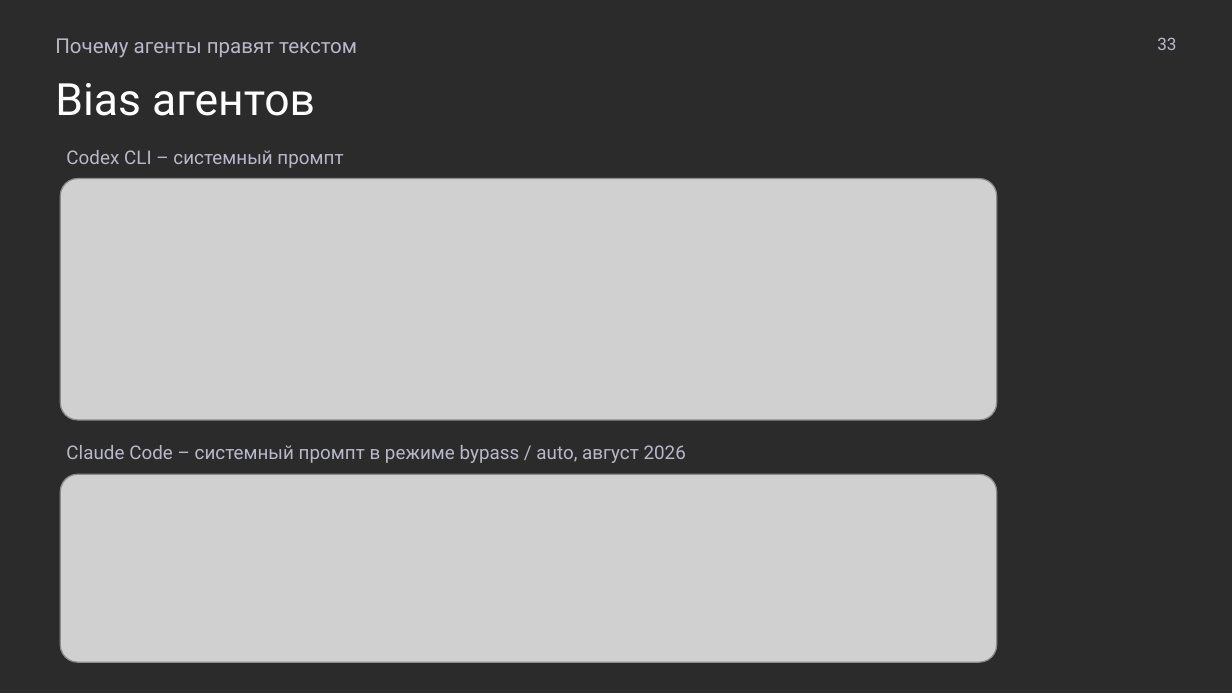
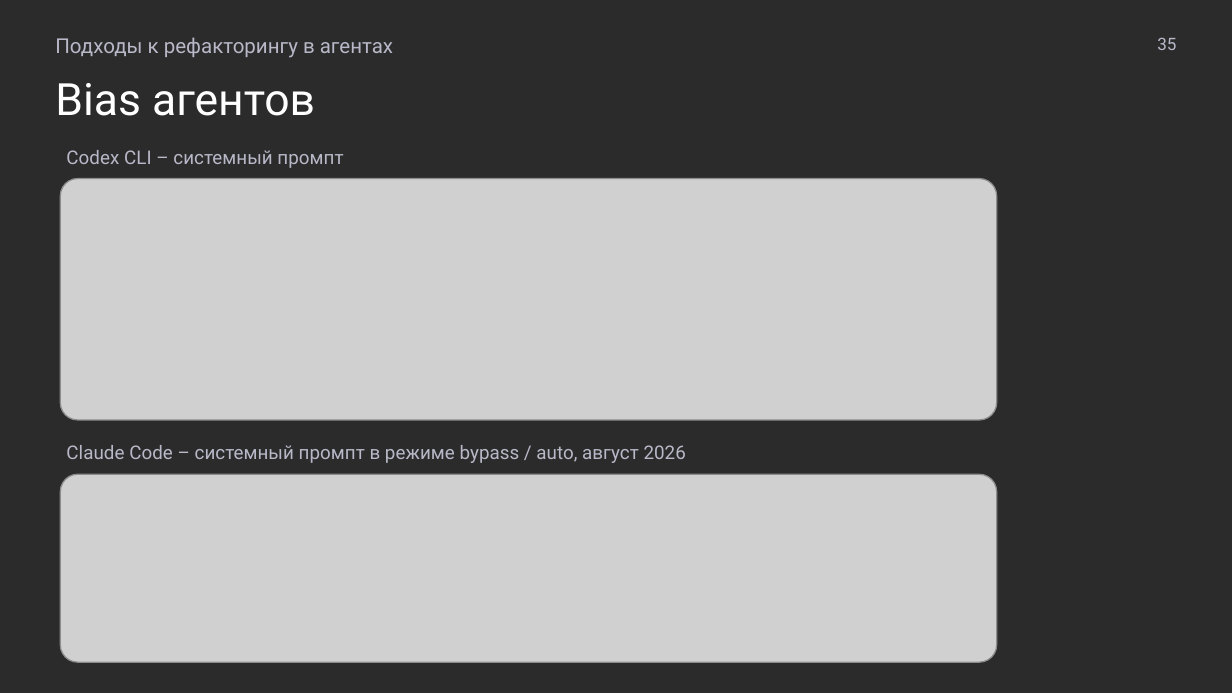
Before and after one commit to MchKosticyn/ide-refactoring-in-ai-agents, a slide deck: slide 35 of Доклад_ Рефакторинг в ИИ-агентах.pptx (slide 33 before the commit). Drawn at 1232x693 pixels with LibreOffice and Linux fonts; fonts in the diff are those of the drawing; grey boxes stand for pictures; background and template pictures are left out; a plain dark background stands for a picture behind light text. Boxes give left, top, right and bottom in pixels: in the first picture for what was removed or moved away, otherwise in the second. Text is boxed around its words. In the diff, an @@ line names an element or a change of style, - is before the commit and + after.

```diff
--- a/Доклад_ Рефакторинг в ИИ-агентах.pptx
+++ b/Доклад_ Рефакторинг в ИИ-агентах.pptx
@@ text at box(55, 37, 393, 58): text changed @@
-Почему агенты правят текстом
+Подходы к рефакторингу в агентах
@@ text at box(1157, 37, 1176, 50): text changed @@
-33
+35
```
Also in this commit, not shown: 40 other slides changed, 4 slides added, 2 slides removed, 4 other files.
